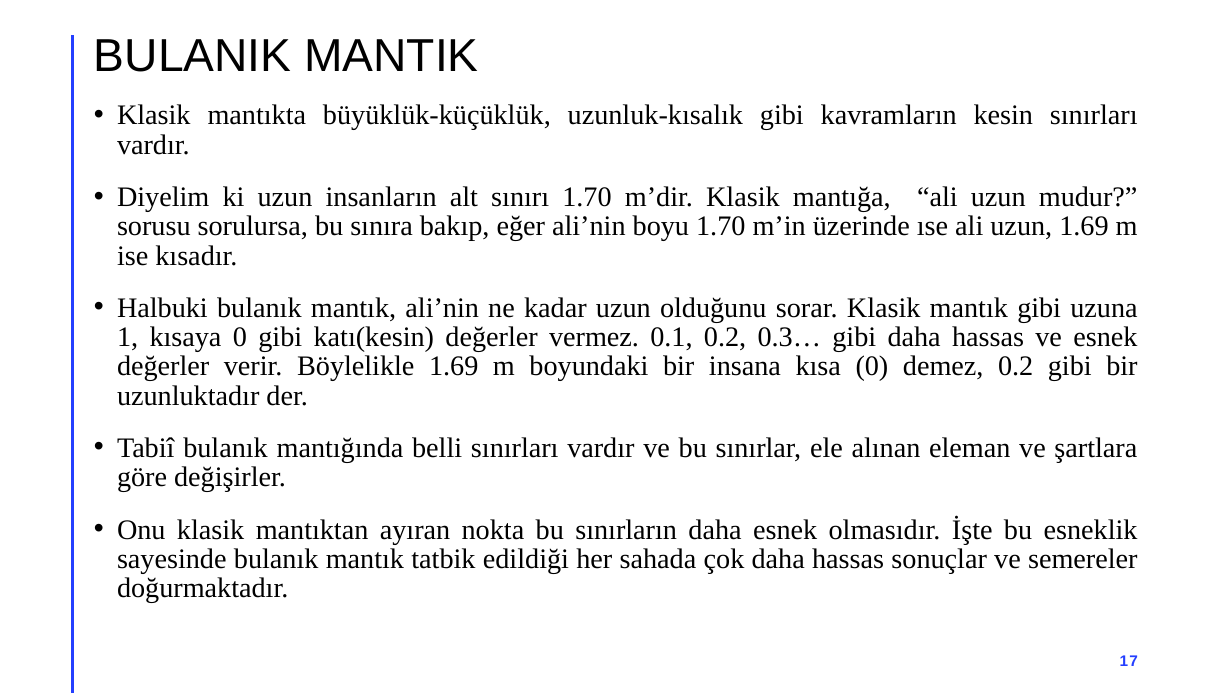
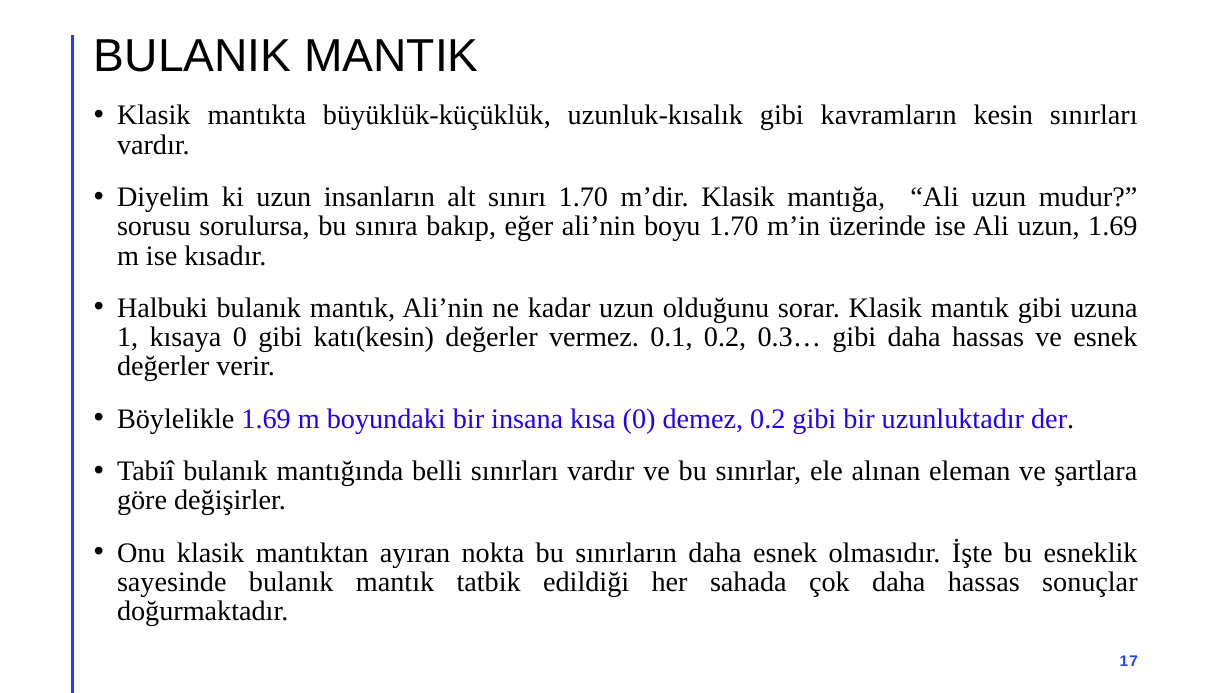
Before and after one commit to akaraci/Ileri-Bulanik-Mantik, a slide deck: slide 17 of Hafta-1.pptx. Drawn at 1232x693 pixels with LibreOffice and Linux fonts; fonts in the diff are those of the drawing. Boxes give left, top, right and bottom in pixels: in the first picture for what was removed or moved away, otherwise in the second. Text is boxed around its words. In the diff, an @@ line names an element or a change of style, - is before the commit and + after.

```diff
--- a/Hafta-1.pptx
+++ b/Hafta-1.pptx
@@ text at (x1=117, y1=186, x2=1138, y2=433): text changed @@
-• Diyelim ki uzun insanların alt sınırı 1.70 m’dir. Klasik mantığa, “ali uzun mudur?” sorusu sorulursa, bu sınıra bakıp, eğer ali’nin boyu 1.70 m’in üzerinde ıse ali uzun, 1.69 m ise kısadır.
-• Halbuki bulanık mantık, ali’nin ne kadar uzun olduğunu sorar. Klasik mantık gibi uzuna 1, kısaya 0 gibi katı(kesin) değerler vermez. 0.1, 0.2, 0.3… gibi daha hassas ve esnek değerler verir. Böylelikle 1.69 m boyundaki bir insana kısa (0) demez, 0.2 gibi bir uzunluktadır der.
+• Diyelim ki uzun insanların alt sınırı 1.70 m’dir. Klasik mantığa, “Ali uzun mudur?” sorusu sorulursa, bu sınıra bakıp, eğer ali’nin boyu 1.70 m’in üzerinde ise Ali uzun, 1.69 m ise kısadır.
+• Halbuki bulanık mantık, Ali’nin ne kadar uzun olduğunu sorar. Klasik mantık gibi uzuna 1, kısaya 0 gibi katı(kesin) değerler vermez. 0.1, 0.2, 0.3… gibi daha hassas ve esnek değerler verir.
+• Böylelikle 1.69 m boyundaki bir insana kısa (0) demez, 0.2 gibi bir uzunluktadır der.
@@ text at (x1=117, y1=540, x2=1138, y2=626): text changed @@
-• Onu klasik mantıktan ayıran nokta bu sınırların daha esnek olmasıdır. İşte bu esneklik sayesinde bulanık mantık tatbik edildiği her sahada çok daha hassas sonuçlar ve semereler doğurmaktadır.
+• Onu klasik mantıktan ayıran nokta bu sınırların daha esnek olmasıdır. İşte bu esneklik sayesinde bulanık mantık tatbik edildiği her sahada çok daha hassas sonuçlar doğurmaktadır.
```
Also in this commit, not shown: 15 other slides changed, 2 slides removed, 2 other files.
